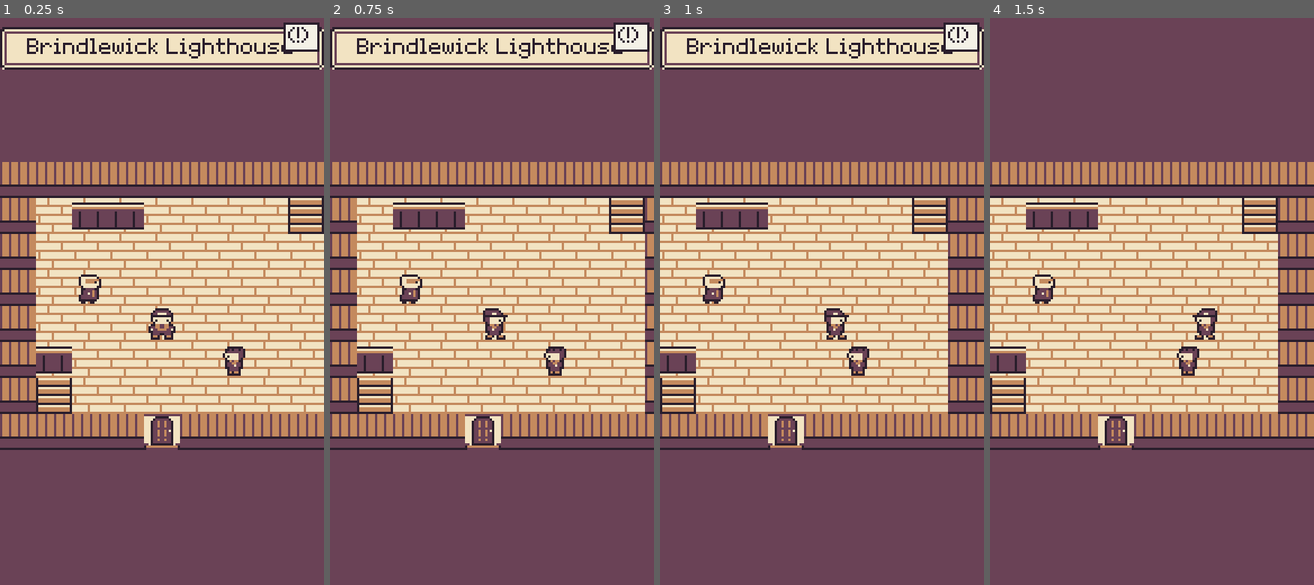
Above: before the commit, frames 1-4 (left to right).
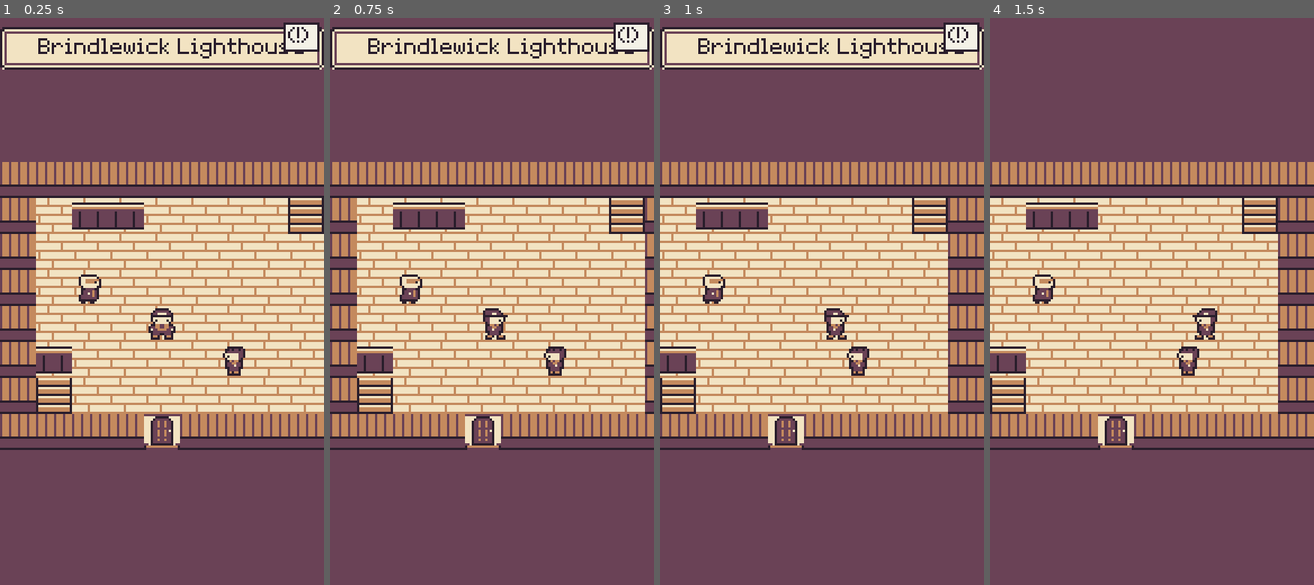
Above: after the commit, the same moments.

Repository: Erste-Hilfe-Hero/Remakeee
Game: Godot game, scene res://scenes/overworld/Overworld.tscn
Same seed, same stepped clock (60 frames per second), same inputs: the game is played once before the commit and once after it. This scene is started directly instead of the project's main scene.
Inputs (mouse positions are in pixels of both pictures, inside the frame that each line leads up to):
- Up to frame 1 (0.25 s): no input
- Up to frame 2 (0.75 s): tap Enter (ui_accept) at 0.5 s; move the mouse to (563, 278) at 0.52 s; hold Right (ui_right) from 0.53 s (still down); tap F (battle_speed) at 0.6 s; click (563, 278) at 0.67 s
- Up to frame 3 (1 s): keep holding Right (ui_right); tap Enter (ui_accept) at 0.77 s
- Up to frame 4 (1.5 s): release Right (ui_right) at 1.25 s; drag from (1087, 335) to (1135, 420) at 1.27 s

The runs differ from the first frame. In frame 1, 1.0% of the frame differs, in the area x 8-94%, y 3-8%; in frame 2, 1.0%; in frame 3, 1.0%; in frame 4, nothing differs.

Commit message:
Weather per region and 6-hour block, time-of-day signal, phase_only, phase symbol
WeatherCycle rolls clear, rain, fog, wind or storm once per region and 6-hour block of the
server date, with shares per biome from data/weather.json; outdoors it tints the world and
shows plain dots or a veil. A Weather switch under Display and access turns it off. DayCycle
emits phase_changed; NPCs, signs and blocks can carry phase_only; the place banner shows a
small sun or moon.

Co-Authored-By: Claude Opus 5.5 <noreply@anthropic.com>
Claude-Session: https://claude.ai/code/session_01QqDVFnyFjQ34VtALN3nKto

Diff:
--- a/data/i18n/de/welt.json
+++ b/data/i18n/de/welt.json
@@ -15,6 +15,7 @@
   "Pry Bar": "Hebelstange",
   "Put every boulder back where it started?": "Alle Felsblöcke an ihren Anfang zurückstellen?",
   "Puzzle room": "Rätselraum",
+  "Rain, fog and wind in the world. Off: always clear.": "Regen, Nebel und Wind in der Welt. Aus: immer klar.",
   "Reset room": "Raum zurücksetzen",
   "Room": "Raum",
   "Rope Ladder": "Strickleiter",
@@ -31,6 +32,7 @@
   "Wayfarer Gear. Face a marked edge over a shaft and press A to tie it on. It stays there, and you climb down rung by rung.": "Wanderer-Ausrüstung. Stell dich an eine markierte Kante über einem Schacht und drück A, um sie festzuknoten. Sie bleibt dort, und du kletterst Sprosse für Sprosse hinab.",
   "Wayfarer Gear. Face a sluice wheel, a mine cart or a grate and press A to turn, shove or lift it.": "Wanderer-Ausrüstung. Stell dich vor ein Schleusenrad, eine Lore oder ein Gitter und drück A, um es zu drehen, zu schieben oder anzuheben.",
   "Wayfarer Gear. Tall leather boots: walk through shallow water, step by step.": "Wanderer-Ausrüstung. Hohe Lederstiefel: Schritt für Schritt durch seichtes Wasser waten.",
+  "Weather: %s": "Wetter: %s",
   "Works on: %s": "Wirkt bei: %s",
   "You lay a plank over the gap. It holds.": "Du legst ein Brett über die Lücke. Es hält.",
   "You pull the lever. Somewhere a rope ladder rattles down.": "Du ziehst den Hebel. Irgendwo rasselt eine Strickleiter herunter.",
--- /dev/null
+++ b/data/weather.json
@@ -0,0 +1,12 @@
+{
+ "_comment": "Weather shares per biome (area 3 item 1143). Weights for clear, rain, fog, wind, storm; WeatherCycle rolls once per region and 6-hour block.",
+ "biomes": {
+  "default": {"clear": 60, "rain": 20, "fog": 10, "wind": 8, "storm": 2},
+  "fern": {"clear": 55, "rain": 25, "fog": 10, "wind": 7, "storm": 3},
+  "forest": {"clear": 45, "rain": 25, "fog": 22, "wind": 5, "storm": 3},
+  "marsh": {"clear": 40, "rain": 30, "fog": 25, "wind": 0, "storm": 5},
+  "scree": {"clear": 50, "rain": 10, "fog": 10, "wind": 25, "storm": 5},
+  "town": {"clear": 60, "rain": 22, "fog": 8, "wind": 8, "storm": 2},
+  "rift": {"clear": 30, "rain": 15, "fog": 25, "wind": 15, "storm": 15}
+ }
+}
--- a/scripts/core/DayCycle.gd
+++ b/scripts/core/DayCycle.gd
@@ -20,6 +20,37 @@
 	Phase.DUSK: [Elements.E.LUMEN],
 	Phase.NIGHT: [Elements.E.UMBRA, Elements.E.LUMEN],
 }
+
+const PHASE_NAMES: Array[String] = ["dawn", "day", "dusk", "night"]
+
+## Signal holder: "phase_changed" fires when the time of day moves on (area 3 item 1167).
+class Events extends RefCounted:
+	signal phase_changed(phase: int)
+
+static var events: Events = Events.new()
+static var _last_phase: int = -1
+
+static func phase_name(p: int) -> String:
+	return PHASE_NAMES[clampi(p, 0, PHASE_NAMES.size() - 1)]
+
+## Checks the clock (or [param now]); emits phase_changed and returns true when the phase moved.
+static func poll(now: int = -1) -> bool:
+	var p: int = current() if now < 0 else now
+	if p == _last_phase:
+		return false
+	var first: bool = _last_phase < 0
+	_last_phase = p
+	if not first:
+		events.phase_changed.emit(p)
+	return not first
+
+## True if [param def] (an NPC, sign or block) has no "phase_only" or lists [param phase].
+static func shows_at(def: Dictionary, phase: int) -> bool:
+	if not def.has("phase_only"):
+		return true
+	var only: Variant = def.phase_only
+	var name: String = phase_name(phase)
+	return name in only if only is Array else str(only) == name
 
 static func phase_for_hour(hour: int) -> Phase:
 	var h: int = posmod(hour, 24)
--- a/scripts/core/GameState.gd
+++ b/scripts/core/GameState.gd
@@ -133,6 +133,8 @@
 var large_text: bool = false
 ## Day and night tint and encounters on outdoor maps (item 43).
 var day_night: bool = true
+## Weather in the world (area 3 item 1145); off means always clear.
+var weather: bool = true
 ## Game language (item 62): a Loc.LANGUAGES code, or "" for the device language.
 var language: String = ""
 const FPS_NORMAL: int = 60
@@ -531,7 +533,7 @@
 		"always_run": always_run, "swap_ab_touch": swap_ab_touch, "swap_ab_pad": swap_ab_pad,
 		"one_hand": one_hand, "rumble": rumble,
 		"tips": tips_enabled, "battery_saver": battery_saver, "reduce_motion": reduce_motion,
-		"high_contrast": high_contrast, "large_text": large_text, "day_night": day_night, "language": language}
+		"high_contrast": high_contrast, "large_text": large_text, "day_night": day_night, "weather": weather, "language": language}
 
 func settings_from_dict(d: Dictionary) -> void:
 	text_speed = clampi(int(d.get("text_speed", TextSpeed.NORMAL)), 0, TextSpeed.size() - 1) as TextSpeed
@@ -557,6 +559,7 @@
 	high_contrast = bool(d.get("high_contrast", false))
 	large_text = bool(d.get("large_text", false))
 	day_night = bool(d.get("day_night", true))
+	weather = bool(d.get("weather", true))
 	language = str(d.get("language", ""))
 	apply_display()
 	volume = clampf(float(d.get("volume", 0.8)), 0.0, 1.0)
--- /dev/null
+++ b/scripts/core/WeatherCycle.gd
@@ -0,0 +1,61 @@
+class_name WeatherCycle
+extends RefCounted
+## Weather (area 3 items 1142 to 1145): one roll per region and 6-hour block of the server date,
+## so every player in a region sees the same sky. The biome of the map picks the shares from
+## data/weather.json (a marsh sees more fog than a scree slope). Indoors, in caves and with the
+## "Weather" switch off it is always clear. No weather changes battles.
+
+const KINDS: Array[String] = ["clear", "rain", "fog", "wind", "storm"]
+const BLOCK_SECONDS: int = 6 * 3600
+const PATH: String = "res://data/weather.json"
+## Plain tints in UITheme spirit; the real look comes from area 6.
+const TINTS: Dictionary = {
+	"clear": Color(1, 1, 1), "rain": Color(0.86, 0.9, 0.96), "fog": Color(0.93, 0.93, 0.95),
+	"wind": Color(1.0, 0.98, 0.94), "storm": Color(0.74, 0.76, 0.86),
+}
+
+static var _data: Dictionary = {}
+
+static func data() -> Dictionary:
+	if _data.is_empty() and FileAccess.file_exists(PATH):
+		var raw: Variant = JSON.parse_string(FileAccess.get_file_as_string(PATH))
+		_data = raw if raw is Dictionary else {}
+	return _data
+
+## Weather shares for [param biome] (falls back to "default").
+static func shares(biome: String) -> Dictionary:
+	var b: Dictionary = data().get("biomes", {})
+	return b.get(biome, b.get("default", {"clear": 100}))
+
+## The 6-hour block of [param unix] (same block for everyone).
+static func block_of(unix: int) -> int:
+	return floori(float(unix) / BLOCK_SECONDS)
+
+## The weather in [param region] on a map of [param biome] at [param unix].
+static func roll(region: String, biome: String, unix: int) -> String:
+	var rng := RandomNumberGenerator.new()
+	rng.seed = hash("%s|%d" % [region, block_of(unix)])
+	var r: float = rng.randf()
+	var table: Dictionary = shares(biome)
+	var total: float = 0.0
+	for k: String in KINDS:
+		total += float(table.get(k, 0))
+	if total <= 0.0:
+		return "clear"
+	var acc: float = 0.0
+	for k: String in KINDS:
+		acc += float(table.get(k, 0)) / total
+		if r < acc:
+			return k
+	return "clear"
+
+## Weather on [param m] now: clear indoors, in caves and dungeons, or with the switch off.
+static func current(m: MapData, unix: int = -1, enabled: bool = GameState.weather) -> String:
+	if m == null or not enabled or not m.outdoor or m.biome in ["cave", "dungeon"]:
+		return "clear"
+	if unix < 0:
+		unix = Online.unix_now()
+	return roll(m.region, m.biome if m.biome != "" else "default", unix)
+
+static func tint(kind: String) -> Color:
+	return TINTS.get(kind, Color(1, 1, 1))
--- a/scripts/core/WorldValidator.gd
+++ b/scripts/core/WorldValidator.gd
@@ -243,6 +243,14 @@
 				errors.append("map '%s': block at %s,%s waits for unknown clock flag '%s'" % [id, b.x, b.y, of])
 		if not m.beam.is_empty():
 			check_beam(errors, id, m)
+		for list: Array in [m.npcs, m.signs, m.blocks]:
+			for def: Dictionary in list:
+				if not def.has("phase_only"):
+					continue
+				var only: Array = def.phase_only if def.phase_only is Array else [def.phase_only]
+				for ph: Variant in only:
+					if not str(ph) in DayCycle.PHASE_NAMES:
+						errors.append("map '%s': phase_only '%s' at %s,%s is not dawn, day, dusk or night" % [id, ph, def.x, def.y])
 		if m.passages.is_empty():
 			continue
 		var reach: Dictionary = reachable_cells(m, entries.get(id, []))
--- a/scripts/overworld/MapData.gd
+++ b/scripts/overworld/MapData.gd
@@ -296,6 +296,8 @@
 			continue
 		if s.has("show_flag") and not bool(flags.get(str(s.show_flag), false)):
 			continue
+		if not DayCycle.shows_at(s, int(flags.get("_phase", DayCycle.current()))):
+			continue
 		return s
 	return {}
 
@@ -306,6 +308,9 @@
 		var x: int = int(b.x)
 		var y: int = int(b.y)
 		var open: bool = bool(flags.get(str(b.get("open_flag", "")), false))
+		# "phase_only" blocks only stand at those times of day (area 3 item 1168).
+		if b.has("phase_only") and not DayCycle.shows_at(b, int(flags.get("_phase", DayCycle.current()))):
+			open = true
 		var ch: String = _base_rows[y][x] if open else str(b.get("closed", "@"))
 		if rows[y][x] != ch:
 			var r: String = rows[y]
--- a/scripts/overworld/Overworld.gd
+++ b/scripts/overworld/Overworld.gd
@@ -37,6 +37,10 @@
 var _text: TextBox
 var _picker: ListPicker
 var _banner: Label
+## Time-of-day symbol beside the place banner (area 3 item 1169).
+var _phase_icon: PhaseIcon
+## Plain weather dots and veil (area 3 item 1144).
+var weather_layer: WeatherLayer
 ## Top-of-screen notes (badges, daily tasks).
 var toast: Toast
 var _fade: ColorRect
@@ -151,6 +155,10 @@
 	# The fade covers the whole screen, cut-outs included, under the (safe-area) UI.
 	_ui.add_child(_fade)
 	_ui.move_child(_fade, 0)
+	weather_layer = WeatherLayer.new()
+	_ui.add_child(weather_layer)
+	_ui.move_child(weather_layer, 0)
+	DayCycle.events.phase_changed.connect(_on_phase_changed)
 	_banner = Label.new()
 	_banner.set_anchors_preset(Control.PRESET_TOP_WIDE)
 	_banner.offset_top = 4
@@ -158,6 +166,8 @@
 	_banner.add_theme_stylebox_override("normal", UITheme.panel_style())
 	_banner.visible = false
 	ui_root.add_child(_banner)
+	_phase_icon = PhaseIcon.new()
+	_banner.add_child(_phase_icon)
 	toast = Toast.new()
 	add_child(toast)
 	_text = TextBox.new()
@@ -231,18 +241,7 @@
 	_world.prepare(map, cell)
 	map.paint(_ground)
 	refresh_shade()
-	for n: NPC in _npcs:
-		n.queue_free()
-	_npcs.clear()
-	for def: Dictionary in map.npcs:
-		if def.has("hide_flag") and GameState.has_flag(str(def.hide_flag)):
-			continue
-		if def.has("show_flag") and not GameState.has_flag(str(def.show_flag)):
-			continue
-		var n := NPC.new()
-		n.setup(def)
-		_entities.add_child(n)
-		_npcs.append(n)
+	_spawn_npcs()
 	player.place(cell, face)
 	GameState.current_map = map_id
 	DailyTasks.note_map(map_id)
@@ -278,7 +277,11 @@
 		t.autostart = true
 		t.timeout.connect(refresh_daylight)
 		add_child(t)
-	_daylight.color = DayCycle.tint(map.outdoor, DayCycle.current(), GameState.day_night)
+	var w: String = WeatherCycle.current(map)
+	_daylight.color = DayCycle.tint(map.outdoor, DayCycle.current(), GameState.day_night) * WeatherCycle.tint(w)
+	if weather_layer != null:
+		weather_layer.show_kind(w)
+	DayCycle.poll()
 
 const SHADE_DARK: float = 0.9
 const SHADE_LIT: float = 0.3
@@ -380,8 +383,36 @@
 	busy = false
 	return true
 
+## NPCs of the map that are there now: flags and "phase_only" (area 3 item 1168).
+func _spawn_npcs() -> void:
+	for n: NPC in _npcs:
+		n.queue_free()
+	_npcs.clear()
+	var phase: int = DayCycle.current() if _world.phase_override < 0 else _world.phase_override
+	for def: Dictionary in map.npcs:
+		if def.has("hide_flag") and GameState.has_flag(str(def.hide_flag)):
+			continue
+		if def.has("show_flag") and not GameState.has_flag(str(def.show_flag)):
+			continue
+		if not DayCycle.shows_at(def, phase):
+			continue
+		var n := NPC.new()
+		n.setup(def)
+		_entities.add_child(n)
+		_npcs.append(n)
+
+## The time of day moved on: light, people, doors and the banner symbol follow (item 1167).
+func _on_phase_changed(_phase: int) -> void:
+	if map == null or busy:
+		return
+	refresh_daylight()
+	_spawn_npcs()
+	_world.refresh(player.cell)
+
 func _show_banner(text: String) -> void:
-	_banner.text = " %s " % text
+	_banner.text = "    %s " % text
+	_phase_icon.phase = DayCycle.current()
+	_phase_icon.queue_redraw()
 	_banner.visible = true
 	await get_tree().create_timer(BANNER_TIME).timeout
 	_banner.visible = false
--- /dev/null
+++ b/scripts/overworld/PhaseIcon.gd
@@ -0,0 +1,28 @@
+class_name PhaseIcon
+extends Control
+## A tiny time-of-day symbol (area 3 item 1169): a sun at day, a half sun at dawn and dusk,
+## a crescent moon at night. Drawn with UITheme colours.
+
+var phase: int = DayCycle.Phase.DAY
+
+func _ready() -> void:
+	name = "phase_icon"
+	position = Vector2(4, 3)
+	custom_minimum_size = Vector2(7, 7)
+	size = Vector2(7, 7)
+	mouse_filter = Control.MOUSE_FILTER_IGNORE
+
+func _draw() -> void:
+	var c := Vector2(3.5, 3.5)
+	match phase:
+		DayCycle.Phase.NIGHT:
+			draw_circle(c, 3.0, UITheme.ACCENT)
+			draw_circle(c + Vector2(1.5, -1.0), 2.6, UITheme.BG)
+		DayCycle.Phase.DAWN, DayCycle.Phase.DUSK:
+			draw_circle(c + Vector2(0, 1), 3.0, UITheme.ACCENT)
+			draw_rect(Rect2(0, 4.5, 7, 3), UITheme.BG)
+			draw_line(Vector2(0, 4.5), Vector2(7, 4.5), UITheme.INK)
+		_:
+			draw_circle(c, 2.5, UITheme.ACCENT)
+			for d: Vector2 in [Vector2.UP, Vector2.DOWN, Vector2.LEFT, Vector2.RIGHT]:
+				draw_line(c + d * 3.0, c + d * 3.6, UITheme.INK)
--- /dev/null
+++ b/scripts/overworld/WeatherLayer.gd
@@ -0,0 +1,62 @@
+class_name WeatherLayer
+extends Control
+## Plain weather dots over the world (area 3 item 1144): rain falls, wind drifts sideways, fog is
+## a pale veil, a storm adds heavier rain. UITheme colours only; area 6 brings the real look.
+## With "Less motion" on, the dots stand still.
+
+const DOTS: int = 36
+var kind: String = "clear"
+var _dots: Array[ColorRect] = []
+var _veil: ColorRect
+
+func _ready() -> void:
+	name = "weather"
+	set_anchors_preset(Control.PRESET_FULL_RECT)
+	mouse_filter = Control.MOUSE_FILTER_IGNORE
+	_veil = ColorRect.new()
+	_veil.set_anchors_preset(Control.PRESET_FULL_RECT)
+	_veil.mouse_filter = Control.MOUSE_FILTER_IGNORE
+	add_child(_veil)
+	for i: int in DOTS:
+		var d := ColorRect.new()
+		d.mouse_filter = Control.MOUSE_FILTER_IGNORE
+		add_child(d)
+		_dots.append(d)
+	show_kind("clear")
+
+func show_kind(k: String) -> void:
+	kind = k
+	if _veil == null:
+		return
+	var fog: bool = k == "fog"
+	_veil.visible = fog or k == "storm"
+	_veil.color = Color(UITheme.BG, 0.35) if fog else Color(UITheme.INK, 0.12)
+	var rng := RandomNumberGenerator.new()
+	rng.seed = 7
+	var w: float = maxf(size.x, 320.0)
+	var h: float = maxf(size.y, 180.0)
+	for i: int in _dots.size():
+		var d: ColorRect = _dots[i]
+		d.visible = k in ["rain", "storm", "wind"] and (k != "rain" or i % 2 == 0)
+		d.size = Vector2(3, 1) if k == "wind" else Vector2(1, 3)
+		d.color = Color(UITheme.BG, 0.8) if k == "wind" else Color(UITheme.MID, 0.7)
+		d.position = Vector2(rng.randf() * w, rng.randf() * h)
+
+func visible_dots() -> int:
+	var n: int = 0
+	for d: ColorRect in _dots:
+		if d.visible:
+			n += 1
+	return n
+
+func _process(delta: float) -> void:
+	if kind == "clear" or kind == "fog" or GameState.reduce_motion:
+		return
+	var v: Vector2 = Vector2(90, 10) if kind == "wind" else Vector2(-12, 140 if kind == "storm" else 100)
+	var w: float = maxf(size.x, 1.0)
+	var h: float = maxf(size.y, 1.0)
+	for d: ColorRect in _dots:
+		if not d.visible:
+			continue
+		d.position += v * delta
+		d.position = Vector2(fposmod(d.position.x, w), fposmod(d.position.y, h))
--- a/scripts/overworld/WorldMechanics.gd
+++ b/scripts/overworld/WorldMechanics.gd
@@ -31,6 +31,7 @@
 var _vent_timer: Timer
 ## Test hook: -1 uses the device clock.
 var hour_override: int = -1
+var phase_override: int = -1
 
 func _init(overworld: Overworld) -> void:
 	ow = overworld
@@ -57,6 +58,7 @@
 ## Story flags plus clock flags plus puzzles held down right now.
 func flags_now(m: MapData, cell: Vector2i) -> Dictionary:
 	var f: Dictionary = GameState.flags.duplicate()
+	f["_phase"] = phase_override if phase_override >= 0 else DayCycle.current()
 	if low_tide(_hour()):
 		f["_low_tide"] = true
 	if vents_calm:
--- a/scripts/ui/MenuHost.gd
+++ b/scripts/ui/MenuHost.gd
@@ -312,6 +312,7 @@
 	"large_text": "Bigger letters in menus, texts and talk.",
 	"language": "English or Deutsch.",
 	"day_night": "The light changes with the time of day.",
+	"weather": "Rain, fog and wind in the world. Off: always clear.",
 	"pad_size": "How big the touch pad and buttons are.",
 	"pad_opacity": "How see-through the touch pad is.",
 	"left_handed": "Puts the pad on the right and A and B on the left.",
@@ -513,6 +514,8 @@
 				GameState.language = Loc.next_language()
 			"day_night":
 				GameState.day_night = not GameState.day_night
+			"weather":
+				GameState.weather = not GameState.weather
 			"retro":
 				# Only unlocked eras are offered (Era I only for now).
 				var next: int = EraManager.retro_filter + 1
@@ -531,6 +534,7 @@
 		["large_text", "Large text: %s" % ("On" if GameState.large_text else "Off")],
 		["language", "Language: %s" % Loc.LANGUAGE_NAMES[Loc.language()]],
 		["day_night", "Day and night: %s" % ("On" if GameState.day_night else "Off")],
+		["weather", "Weather: %s" % ("On" if GameState.weather else "Off")],
 		["retro", "Retro filter: %s" % retro],
 	]
 
--- /dev/null
+++ b/tests/unit/test_world_weather.gd
@@ -0,0 +1,106 @@
+extends GutTest
+## Area 3 weather and time of day (items 1142 to 1145, 1167 to 1169).
+
+func before_all() -> void:
+	Database.load_all()
+
+func _map(raw: Dictionary) -> MapData:
+	return MapData.from_dict("t", raw)
+
+func test_same_region_and_block_same_weather() -> void:
+	# Item 1142: one roll per region and 6-hour block, the same for everyone.
+	var t: int = 1_800_000_000
+	assert_eq(WeatherCycle.roll("veydal", "marsh", t), WeatherCycle.roll("veydal", "marsh", t + 3600))
+	assert_eq(WeatherCycle.block_of(t), WeatherCycle.block_of(t + 60))
+	assert_ne(WeatherCycle.block_of(t), WeatherCycle.block_of(t + WeatherCycle.BLOCK_SECONDS))
+	assert_has(WeatherCycle.KINDS, WeatherCycle.roll("corvane", "fern", t))
+
+func test_shares_follow_the_biome() -> void:
+	# Item 1143.
+	var marsh: Dictionary = WeatherCycle.shares("marsh")
+	assert_eq(int(marsh.clear), 40)
+	assert_eq(int(marsh.fog), 25)
+	assert_false(WeatherCycle.shares("nowhere").is_empty(), "falls back to default")
+	var counts: Dictionary = {}
+	for i: int in 400:
+		var w: String = WeatherCycle.roll("r%d" % i, "marsh", 0)
+		counts[w] = int(counts.get(w, 0)) + 1
+	assert_false(counts.has("wind"), "no wind in the marsh table")
+	assert_gt(int(counts.get("fog", 0)), 40)
+
+func test_switch_caves_and_rooms_stay_clear() -> void:
+	# Item 1145.
+	var out := _map({"rows": ["..."], "outdoor": true, "biome": "rift", "region": "veydal"})
+	var found: bool = false
+	for i: int in 50:
+		if WeatherCycle.current(out, i * WeatherCycle.BLOCK_SECONDS, true) != "clear":
+			found = true
+	assert_true(found, "some weather outdoors")
+	for i: int in 50:
+		assert_eq(WeatherCycle.current(out, i * WeatherCycle.BLOCK_SECONDS, false), "clear")
+	var cave := _map({"rows": ["..."], "outdoor": true, "biome": "cave"})
+	assert_eq(WeatherCycle.current(cave, 0, true), "clear")
+	var room := _map({"rows": ["..."], "outdoor": false, "biome": "town"})
+	assert_eq(WeatherCycle.current(room, 0, true), "clear")
+
+func test_weather_switch_in_display_menu() -> void:
+	var rows: Array = MenuHost.display_rows().map(func(r: Array) -> String: return str(r[0]))
+	assert_has(rows, "weather")
+	GameState.weather = false
+	var d: Dictionary = GameState.settings_to_dict()
+	GameState.weather = true
+	assert_false(bool(d.weather))
+	GameState.settings_from_dict(d)
+	assert_false(GameState.weather, "the switch is saved")
+	GameState.weather = true
+
+func test_weather_layer_dots() -> void:
+	# Item 1144.
+	var layer := WeatherLayer.new()
+	add_child_autofree(layer)
+	layer.show_kind("rain")
+	assert_gt(layer.visible_dots(), 0)
+	layer.show_kind("clear")
+	assert_eq(layer.visible_dots(), 0)
+	layer.show_kind("fog")
+	assert_true(layer._veil.visible)
+
+func test_phase_changed_signal() -> void:
+	# Item 1167.
+	var got: Array = []
+	var cb: Callable = func(p: int) -> void: got.append(p)
+	DayCycle.events.phase_changed.connect(cb)
+	DayCycle._last_phase = DayCycle.Phase.DAY
+	assert_false(DayCycle.poll(DayCycle.Phase.DAY))
+	assert_true(DayCycle.poll(DayCycle.Phase.NIGHT))
+	assert_eq(got, [DayCycle.Phase.NIGHT])
+	DayCycle.events.phase_changed.disconnect(cb)
+	DayCycle._last_phase = -1
+
+func test_phase_only_npcs_signs_and_blocks() -> void:
+	# Item 1168.
+	var night := DayCycle.Phase.NIGHT
+	var day := DayCycle.Phase.DAY
+	assert_true(DayCycle.shows_at({}, night))
+	assert_true(DayCycle.shows_at({"phase_only": ["night", "dusk"]}, night))
+	assert_false(DayCycle.shows_at({"phase_only": "night"}, day))
+	var m := _map({"rows": ["...", "..."], "signs": [{"x": 1, "y": 0, "dialogue": "a/b", "phase_only": "night"}],
+		"blocks": [{"x": 2, "y": 1, "open_flag": "never", "phase_only": ["night"]}]})
+	assert_true(m.sign_at(Vector2i(1, 0), {"_phase": day}).is_empty())
+	assert_false(m.sign_at(Vector2i(1, 0), {"_phase": night}).is_empty())
+	m.apply_blocks({"_phase": night})
+	assert_eq(m.char_at(Vector2i(2, 1)), "@", "the night gate is shut at night")
+	m.apply_blocks({"_phase": day})
+	assert_eq(m.char_at(Vector2i(2, 1)), ".", "and open by day")
+
+func test_banner_has_a_phase_icon() -> void:
+	# Item 1169.
+	GameState.new_game(GameState.Difficulty.TAMER, "Tess", 0, "Kindlop")
+	var ow: Overworld = load("res://scenes/overworld/Overworld.tscn").instantiate()
+	add_child_autofree(ow)
+	await wait_process_frames(2)
+	assert_not_null(ow._phase_icon)
+	assert_eq(ow._phase_icon.get_parent(), ow._banner)
+	assert_not_null(ow.weather_layer)
+	ow._on_phase_changed(DayCycle.Phase.NIGHT)
+	assert_eq(ow.map.id, GameState.current_map)
Not shown, added: scripts/core/WeatherCycle.gd.uid
Not shown, added: scripts/overworld/PhaseIcon.gd.uid
Not shown, added: scripts/overworld/WeatherLayer.gd.uid
Not shown, added: tests/unit/test_world_weather.gd.uid
Not shown, changed: docs/plan5000/03_welt.md
